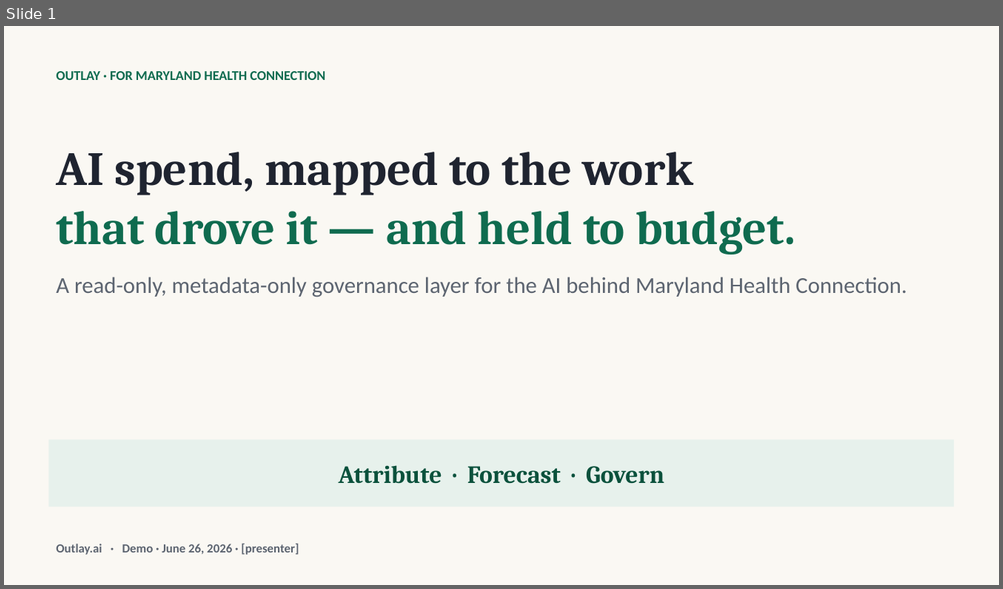
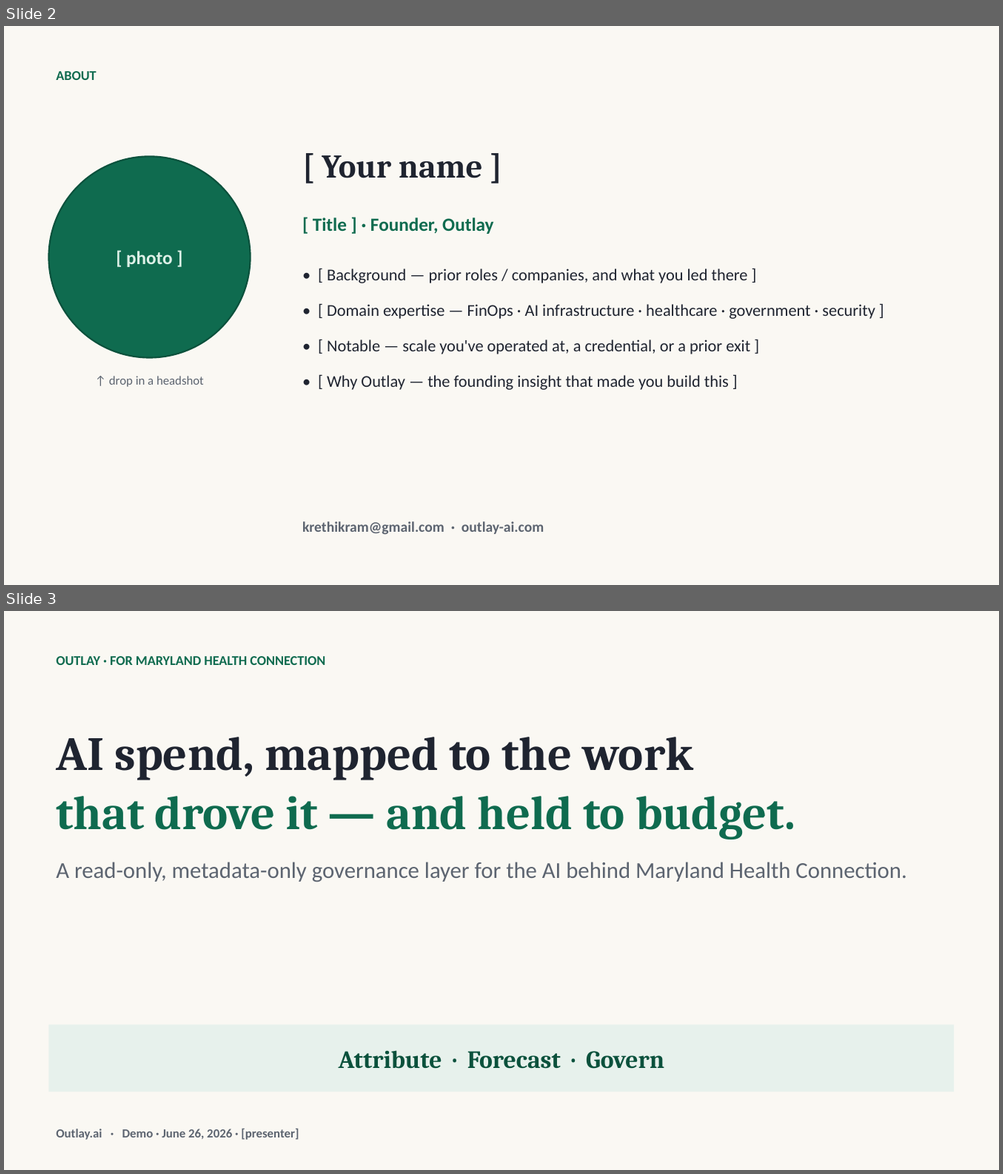
Before and after one commit to krethikram-sudo/options-bot, a slide deck: docs/mhbe-demo-deck.pptx. Shown one above the other, each under a label of ours: slide 1 before the commit, slides 2 and 3 after it. The pictures are 1003x589 and 1003x1174 pixels, drawn with LibreOffice and Linux fonts; fonts in the diff are those of the drawing. Boxes give left, top, right and bottom in pixels: in the first picture for what was removed or moved away, otherwise in the second. Text is boxed around its words. In the diff, an @@ line names an element or a change of style, - is before the commit and + after.

```diff
--- a/docs/mhbe-demo-deck.pptx
+++ b/docs/mhbe-demo-deck.pptx
@@ slide 2 added at (x1=4, y1=26, x2=999, y2=585), background #FFFFFF @@
@@ rectangle added at (x1=4, y1=26, x2=999, y2=585), fill #FAF8F3 @@
@@ text added at (x1=56, y1=71, x2=96, y2=80), 13 pt, text #0F6B4F, bold @@
+ABOUT
@@ ellipse added at (x1=48, y1=156, x2=250, y2=358), fill #0F6B4F, outline #0B513C 1.5 pt, 18 pt, text #DDF0E7, bold @@
+[ photo ]
@@ text added at (x1=321, y1=156, x2=483, y2=178), 32 pt, text #1F2430, bold @@
+[ Your name ]
@@ text added at (x1=313, y1=218, x2=493, y2=234), 18 pt, text #0F6B4F, bold @@
+[ Title ] · Founder, Outlay
@@ text added at (x1=327, y1=269, x2=875, y2=390), 16 pt, text #1F2430 @@
+• [ Background — prior roles / companies, and what you led there ]
+• [ Domain expertise — FinOps · AI infrastructure · healthcare · government · security ]
+• [ Notable — scale you've operated at, a credential, or a prior exit ]
+• [ Why Outlay — the founding insight that made you build this ]
@@ text added at (x1=109, y1=376, x2=204, y2=387), 12 pt, text #5C6470 @@
+↑ drop in a headshot
@@ text added at (x1=302, y1=522, x2=543, y2=535), 14 pt, text #5C6470, bold @@
+krethikram@gmail.com · outlay-ai.com
@@ what was slide 1 is now slide 3 @@
```
Also in this commit, not shown: 1 other slide added, 2 other files.
